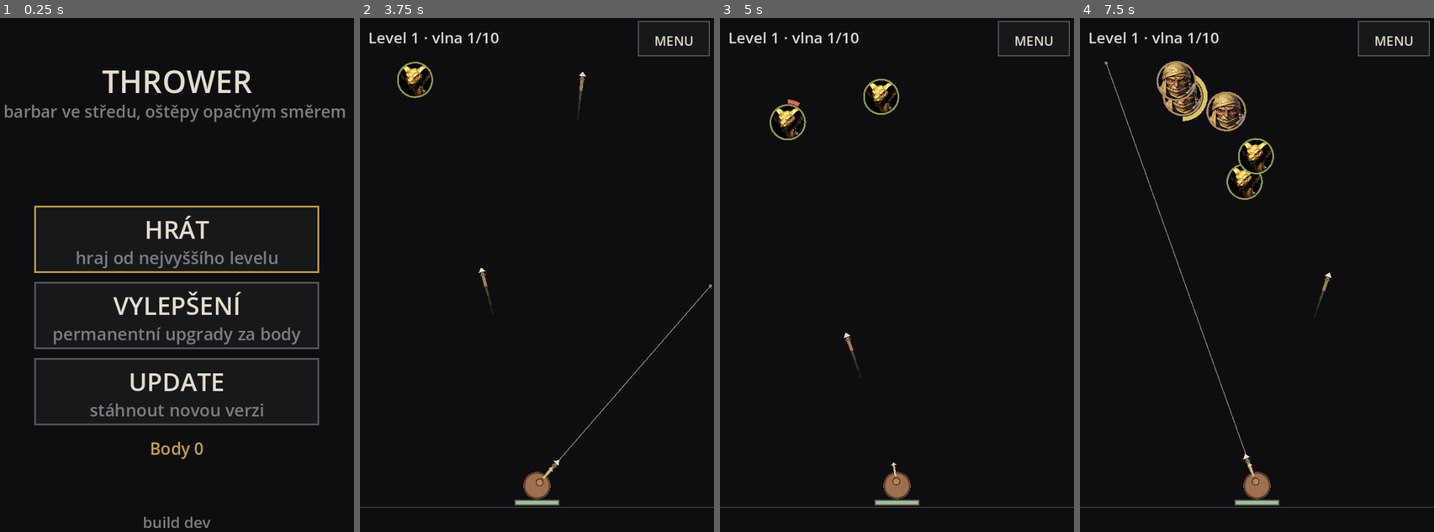
Above: before the commit, frames 1-4 (left to right).
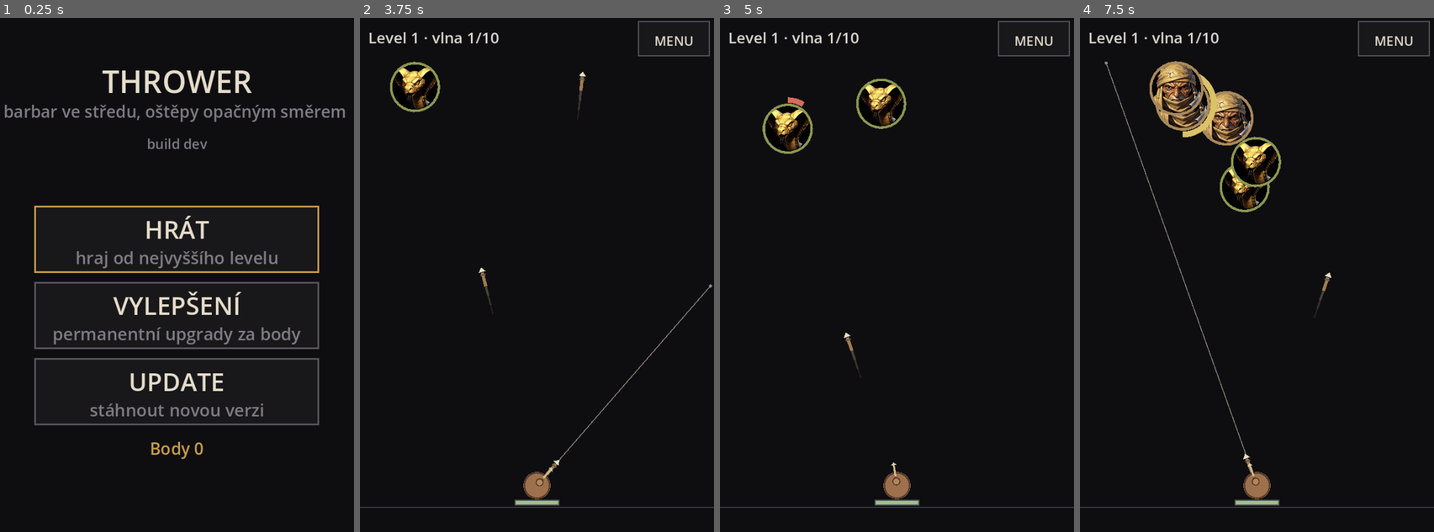
Above: after the commit, the same moments.

Repository: jankoznar94/dark-story
Game: Godot game, scene res://main.tscn
Two runs of this game, one before a commit and one after it. Both use one fixed random seed, a clock stepped at 60 frames per second and the inputs below.
Inputs (mouse positions are in pixels of both pictures, inside the frame that each line leads up to):
- Up to frame 1 (0.25 s): no input
- Up to frame 2 (3.75 s): tap Enter at 0.5 s; move the mouse to (614, 259) at 0.52 s; click (614, 259) at 0.67 s; drag from (466, 310) to (519, 388) at 1.27 s; move the mouse to (572, 167) at 2.02 s; click (572, 167) at 2.17 s; drag from (519, 388) to (430, 203) at 2.77 s; move the mouse to (643, 362) at 3.52 s; click (643, 362) at 3.67 s
- Up to frame 3 (5 s): drag from (790, 203) to (843, 151) at 4.27 s
- Up to frame 4 (7.5 s): move the mouse to (1274, 285) at 5.02 s; click (1274, 285) at 5.17 s; drag from (1203, 151) to (1186, 310) at 5.77 s; move the mouse to (1334, 259) at 6.52 s; click (1334, 259) at 6.67 s; drag from (1186, 310) to (1239, 388) at 7.27 s

The runs differ from the first frame. In frame 1, 0.3% of the frame differs, in the area x 40-60%, y 23-100%; in frame 2, 0.7%; in frame 3, 1.4%; in frame 4, 3.7%, in the area x 19-57%, y 8-38%.

Commit message:
Thrower: nepratelé vyrazne vetsi (84-108 px), build v menu pod titulkem, service worker tahá .pck/.wasm vzdy ze site

Diff:
--- a/scripts/game.gd
+++ b/scripts/game.gd
@@ -49,18 +49,18 @@
 # Vetsina je na blizko; strelci jsou vzacni a stoji daleko, takze je hrac musi
 # dobehnout ostepem, ne je nechat dojit.
 const ENEMY_TYPES := [
-	{"id": "cobra", "name": "Kobra", "img": "desert_cobra", "r": 0.112,
+	{"id": "cobra", "name": "Kobra", "img": "desert_cobra", "r": 0.155,
 		"travel": 0.60, "hp": 0.55, "dmg": 0.55, "ranged": false},
-	{"id": "nomad", "name": "Poutník", "img": "desert_nomad", "r": 0.123,
+	{"id": "nomad", "name": "Poutník", "img": "desert_nomad", "r": 0.168,
 		"travel": 1.00, "hp": 1.00, "dmg": 1.00, "ranged": false},
-	{"id": "treant", "name": "Stromák", "img": "ent", "r": 0.140,
+	{"id": "treant", "name": "Stromák", "img": "ent", "r": 0.182,
 		"travel": 1.35, "hp": 1.90, "dmg": 1.45, "ranged": false},
-	{"id": "kolos", "name": "Kolos", "img": "desert_beetle", "r": 0.165,
+	{"id": "kolos", "name": "Kolos", "img": "desert_beetle", "r": 0.200,
 		"travel": 1.70, "hp": 2.40, "dmg": 1.90, "ranged": false},
-	{"id": "ghost", "name": "Přízrak", "img": "ghost", "r": 0.114,
+	{"id": "ghost", "name": "Přízrak", "img": "ghost", "r": 0.158,
 		"travel": 1.15, "hp": 0.85, "dmg": 0.50, "ranged": true,
 		"stop": 0.68, "shot_cd": 2.6, "shot_dmg": 0.55, "shot_spd": 0.50},
-	{"id": "pyro", "name": "Ohnivec", "img": "fire_ghost", "r": 0.122,
+	{"id": "pyro", "name": "Ohnivec", "img": "fire_ghost", "r": 0.168,
 		"travel": 1.30, "hp": 1.15, "dmg": 0.60, "ranged": true,
 		"stop": 0.52, "shot_cd": 3.2, "shot_dmg": 0.90, "shot_spd": 0.60},
 ]
--- a/scripts/game_view.gd
+++ b/scripts/game_view.gd
@@ -197,15 +197,15 @@
 		_label(String(Menu.SUBS[i]),
 			Rect2(r.position.x + 10.0, r.position.y + r.size.y * 0.63, r.size.x - 20.0, r.size.y * 0.35),
 			int(maxf(18.0, r.size.y * 0.27)), DIM)
+	_label("build %s" % menu.build_id, Rect2(0.0, layout.menu_title_y + float(layout.title_px) * 0.9
+		+ float(layout.font_px) * 1.9, layout.view.x, float(layout.font_px) * 1.6),
+		int(maxf(14.0, float(layout.font_px) * 0.85)), DIM)
 	_label(game.profile.menu_note(), Rect2(0.0, layout.menu_note_y, layout.view.x,
 		float(layout.font_px) * 1.5), layout.font_px, GOLD)
 	if not menu.update_note.is_empty():
 		_label(menu.update_note, Rect2(0.0, layout.menu_note_y + float(layout.font_px) * 1.6,
 			layout.view.x, float(layout.font_px) * 1.5),
 			int(maxf(11.0, float(layout.font_px) * 0.85)), Color(0.80, 0.72, 0.50))
-	_label("build %s" % menu.build_id,
-		Rect2(0.0, layout.view.y - float(layout.font_px) * 2.2, layout.view.x,
-			float(layout.font_px) * 1.3), int(maxf(14.0, float(layout.font_px) * 0.95)), DIM)
 
 
 func _draw_upgrades() -> void:
--- /dev/null
+++ b/tools/check_enemy_size.gd
@@ -0,0 +1,45 @@
+extends SceneTree
+# KONTROLA VELIKOSTI: spusti REALNOU hru (main.tscn), necha ji spawnout prvni
+# vlnu a vypise, jake polomery nepratele opravdu dostali. Slouzi k overeni, ze
+# se do buildu dostala spravna cisla - ne k nejakemu obrazku.
+#
+#   ~/tools/godot/godot4 --headless --path . --script res://tools/check_enemy_size.gd
+
+var view: Node2D = null
+var frame: int = 0
+
+
+func _process(_d: float) -> bool:
+	frame += 1
+	if frame == 1:
+		view = load("res://main.tscn").instantiate()
+		root.add_child(view)
+		return false
+	if frame == 2:
+		var size := Vector2(600.0, 900.0)
+		view.layout.update(size)
+		view._apply_field()
+		view.menu.open_battle()
+		var g = view.game
+		g.start_level(1)
+		g.wave = 7
+		g.phase = "wave"
+		g.plan = 12
+		g.spawned = 12
+		print("view=%dx%d field_r=%.1f" % [int(size.x), int(size.y), g.field_r])
+		for t in Game.ENEMY_TYPES:
+			var er: float = g.field_r * float(t["r"])
+			print("  %-7s r=%.1f  prumer=%.1f px  (podil plochy %.3f)" %
+				[String(t["id"]), er, er * 2.0, float(t["r"])])
+		# Realny spawn: co hra opravdu vlozi do enemies.
+		g.enemies = []
+		g.spawned = 0
+		for i in range(40):
+			g._spawn()
+		var seen: Dictionary = {}
+		for e in g.enemies:
+			seen[String(e["kind"])] = g.radius_of(e) * 2.0
+		for k in seen:
+			print("  spawn %-7s prumer=%.1f px" % [k, float(seen[k])])
+		return true
+	return false
--- a/tools/test_core.gd
+++ b/tools/test_core.gd
@@ -207,7 +207,7 @@
 		hpmin = minf(hpmin, float(t["hp"]))
 		hpmax = maxf(hpmax, float(t["hp"]))
 	_check(ids.size() >= 5, "druhu je malo (%d)" % ids.size())
-	_check(rmax / rmin > 1.4, "velikosti druhu se lisi jen malo (%.2f)" % (rmax / rmin))
+	_check(rmax / rmin > 1.25, "velikosti druhu se lisi jen malo (%.2f)" % (rmax / rmin))
 	_check(tmax / tmin > 2.0, "rychlosti druhu se lisi jen malo (%.2f)" % (tmax / tmin))
 	_check(hpmax / hpmin > 3.0, "vydrz druhu se lisi jen malo (%.2f)" % (hpmax / hpmin))
 	# SLOZENI: od 6. vlny se musi objevit vic nez jen dva zakladni druhy a
Not shown, added: tools/check_enemy_size.gd.uid
Not shown, added: tools/preview_battle.gd.uid
Not shown, added: tools/preview_enemies.gd.uid
Not shown, added: tools/preview_screens.gd.uid
Not shown, changed: tools/fix_pwa_export.py
